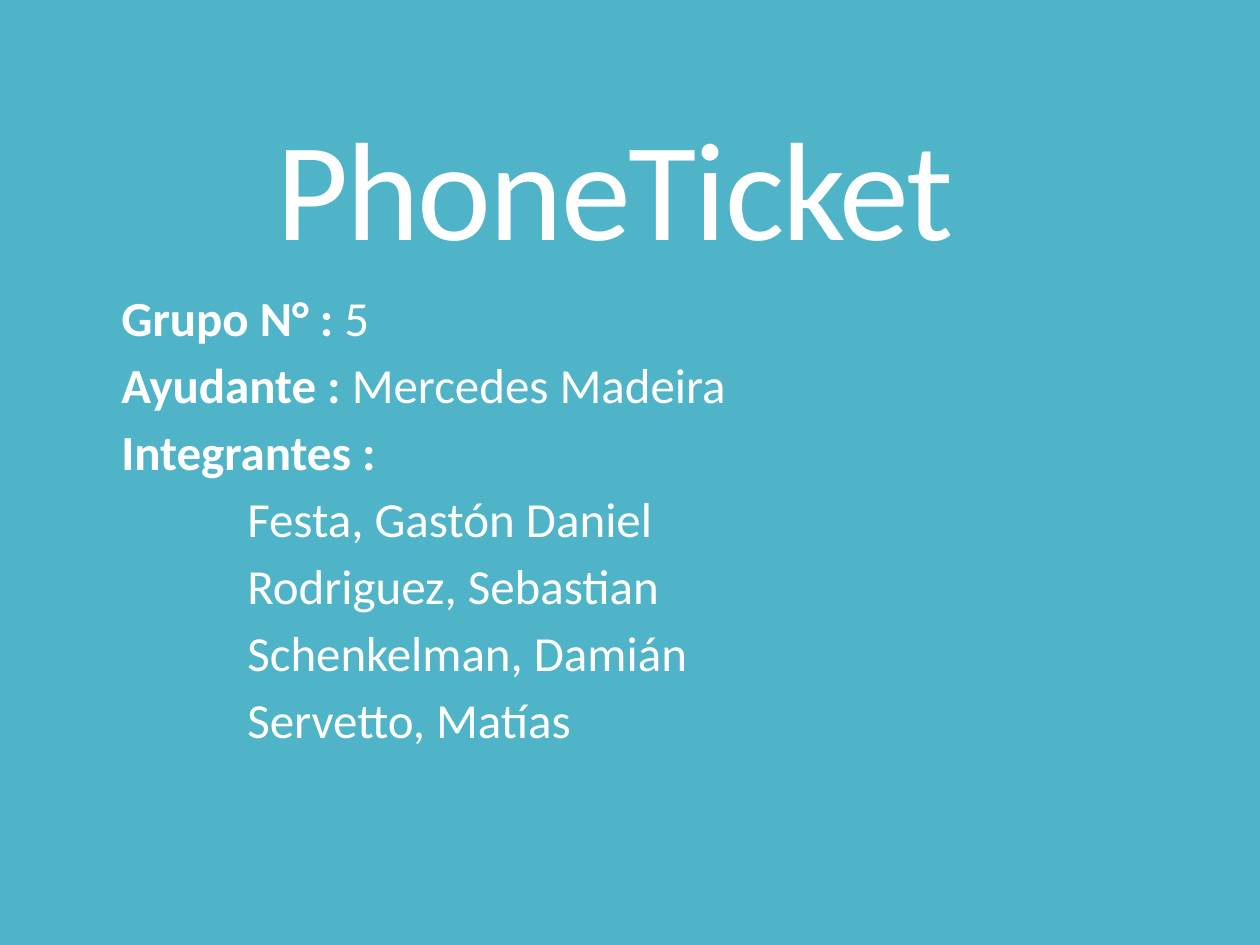
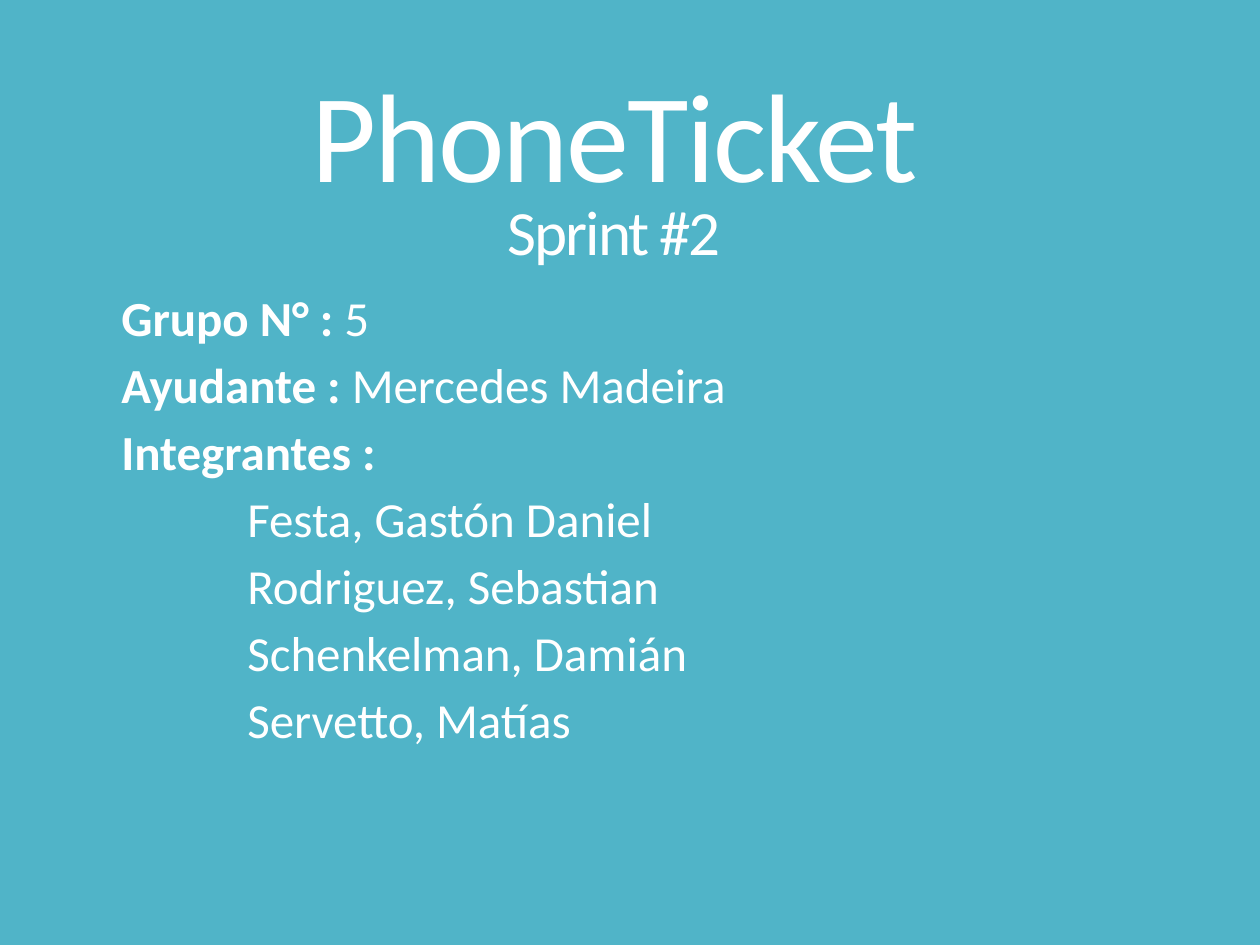
Before and after one commit to dschenkelman/a-malazan-wolvering, a slide deck: slide 1 of docs/Reuniones/Sprint 2/Reunion Formal 2013-09-30/Reunion formal 2013-09-30.pptx. Drawn at 1260x945 pixels with LibreOffice and Linux fonts; fonts in the diff are those of the drawing. Boxes give left, top, right and bottom in pixels: in the first picture for what was removed or moved away, otherwise in the second. Text is boxed around its words. In the diff, an @@ line names an element or a change of style, - is before the commit and + after.

```diff
--- a/docs/Reuniones/Sprint 2/Reunion Formal 2013-09-30/Reunion formal 2013-09-30.pptx
+++ b/docs/Reuniones/Sprint 2/Reunion Formal 2013-09-30/Reunion formal 2013-09-30.pptx
@@ title at box(311, 94, 918, 265): text changed; size 80 to 72 pt @@
-PhoneTicket
+PhoneTicket
+Sprint #2
```
Also in this commit, not shown: 8 other slides changed, 1 slide added, 2 slides removed.
